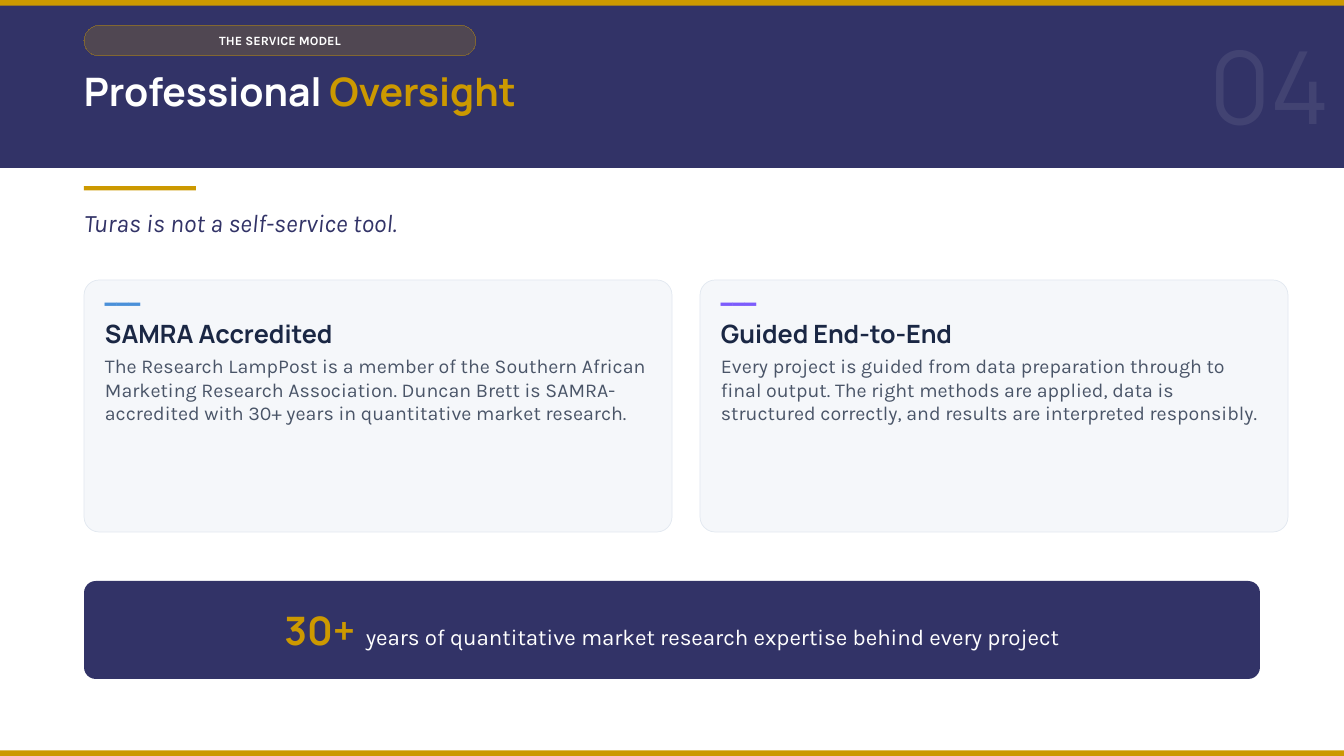
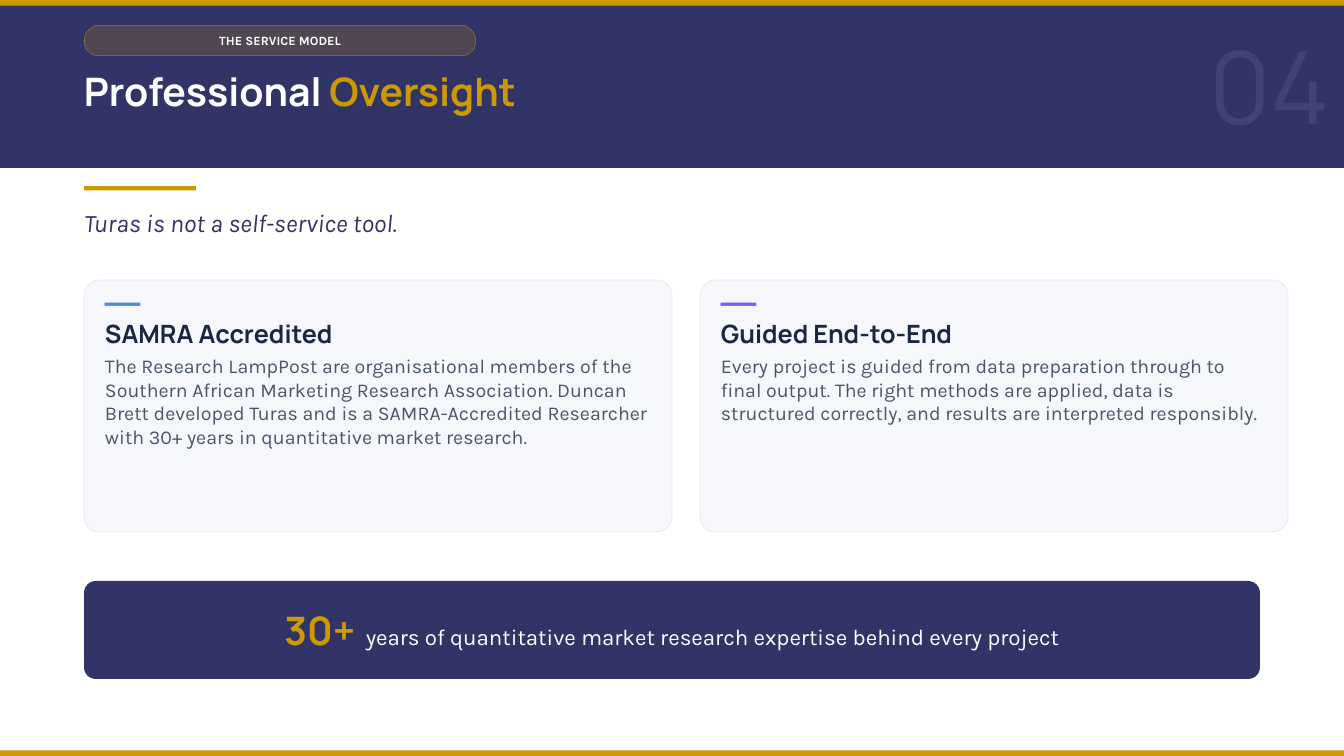
Before and after one commit to DuncanRBrett/Turas, a slide deck: slide 5 of docs/marketing/Introducing Turas v4.pptx. Drawn at 1344x756 pixels with LibreOffice and Linux fonts; fonts in the diff are those of the drawing. Boxes give left, top, right and bottom in pixels: in the first picture for what was removed or moved away, otherwise in the second. Text is boxed around its words. In the diff, an @@ line names an element or a change of style, - is before the commit and + after.

```diff
--- a/docs/marketing/Introducing Turas v4.pptx
+++ b/docs/marketing/Introducing Turas v4.pptx
@@ text at bbox=[105, 359, 647, 449]: text changed @@
-The Research LampPost is a member of the Southern African Marketing Research Association. Duncan Brett is SAMRA-accredited with 30+ years in quantitative market research.
+The Research LampPost are organisational members of the Southern African Marketing Research Association. Duncan Brett developed Turas and is a SAMRA-Accredited Researcher with 30+ years in quantitative market research.
```
Also in this commit, not shown: 5 other slides changed, 1 slide added, 1 slide removed, 5 other files.
